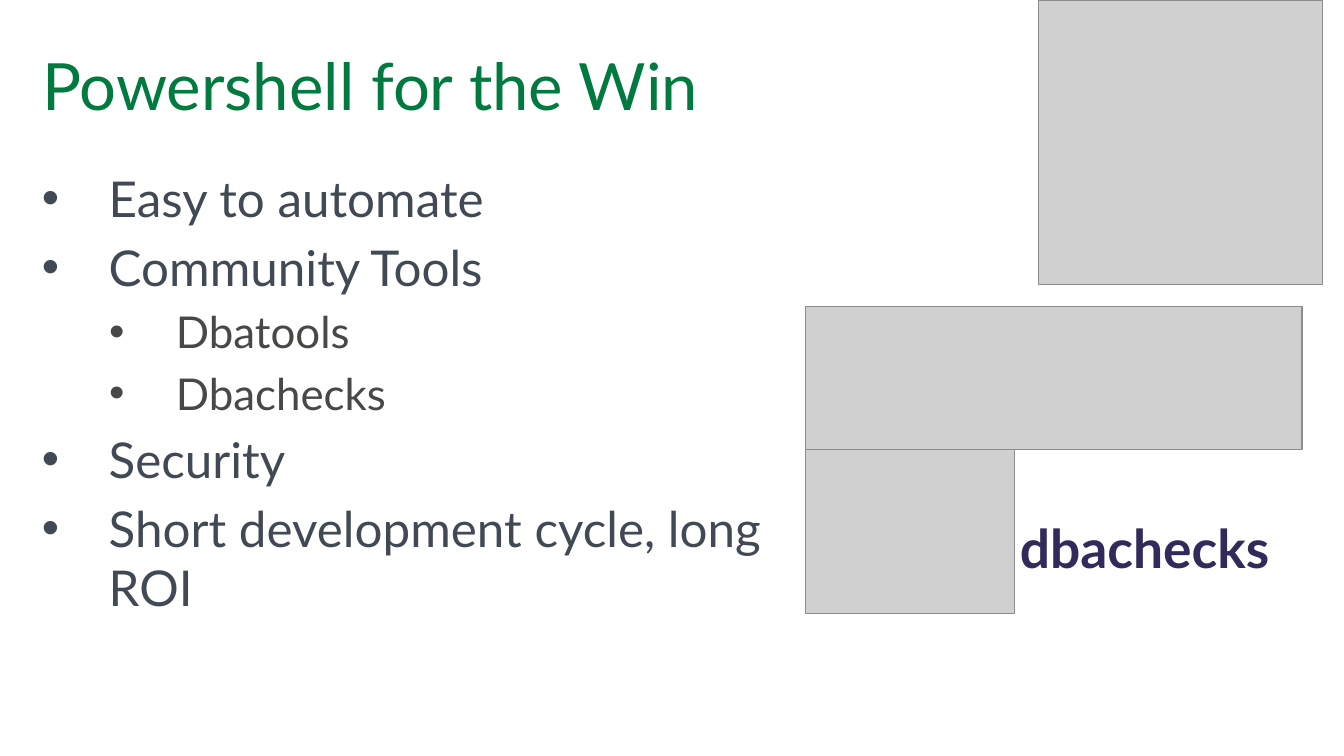
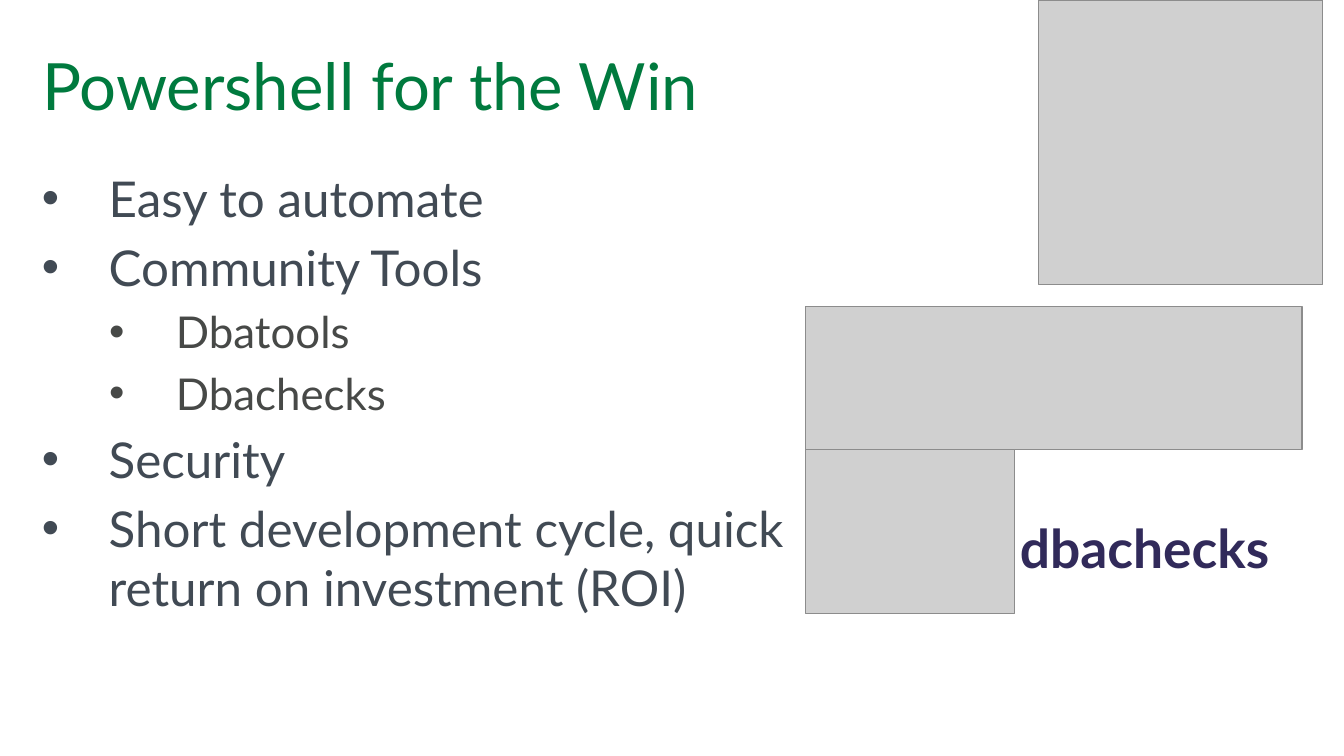
Before and after one commit to SQLPioneer/Presentations, a slide deck: slide 22 of Automation/EnvironmentAutomation.pptx. Drawn at 1344x756 pixels with LibreOffice and Linux fonts; fonts in the diff are those of the drawing; grey boxes stand for pictures; background and template pictures are left out. Boxes give left, top, right and bottom in pixels: in the first picture for what was removed or moved away, otherwise in the second. Text is boxed around its words. In the diff, an @@ line names an element or a change of style, - is before the commit and + after.

```diff
--- a/Automation/EnvironmentAutomation.pptx
+++ b/Automation/EnvironmentAutomation.pptx
@@ text at <box>109,510,784,613</box>: text changed @@
-• Short development cycle, long ROI
+• Short development cycle, quick return on investment (ROI)
```
Also in this commit, not shown: 4 other slides changed, 5 other files.
